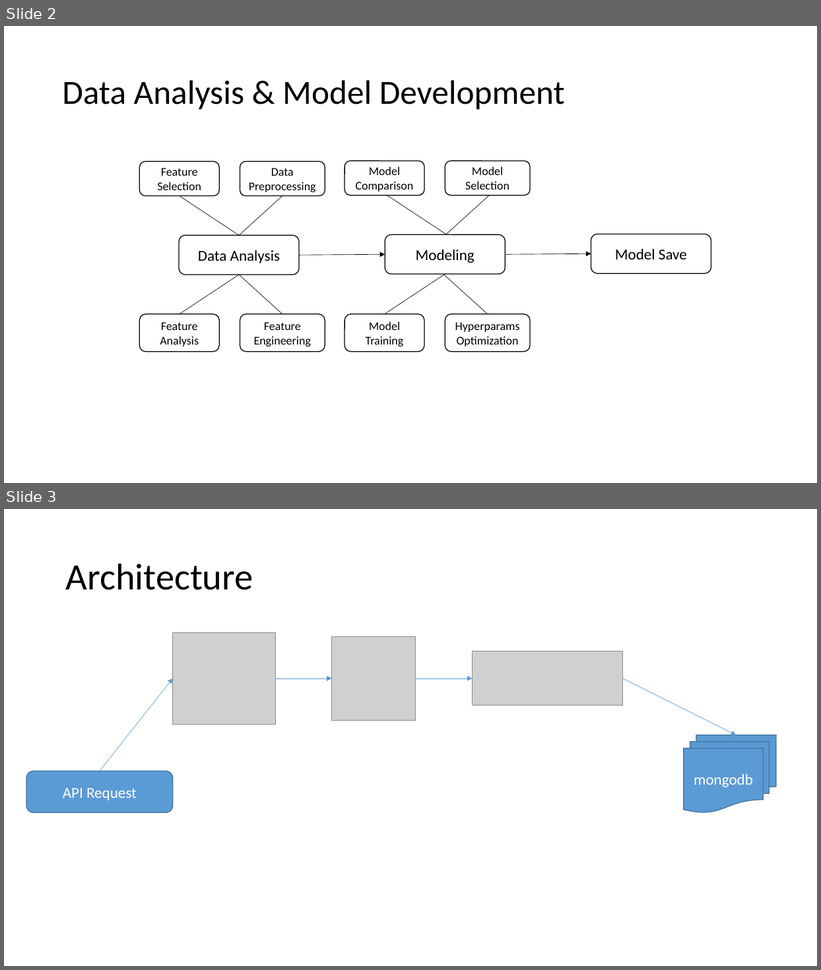
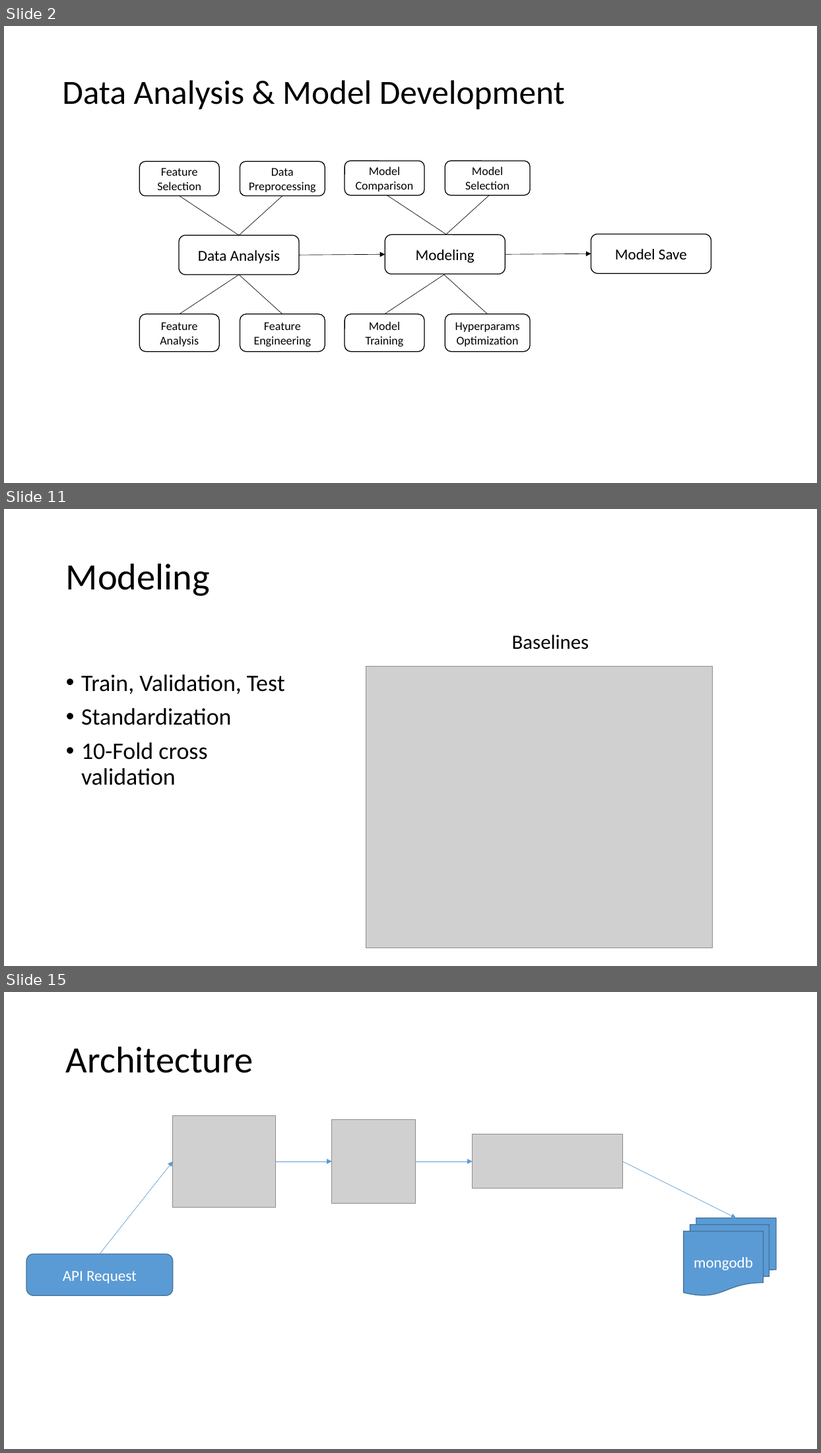
Before and after one commit to adilmukhtar82/PdM, a slide deck: docs/Presentation.pptx. Shown one above the other, each under a label of ours: slides 2 and 3 before the commit, slides 2, 11 and 15 after it; the slides between them are not shown. The pictures are 821x970 and 821x1453 pixels, drawn with LibreOffice and Linux fonts; fonts in the diff are those of the drawing; grey boxes stand for pictures. Boxes give left, top, right and bottom in pixels: in the first picture for what was removed or moved away, otherwise in the second. Text is boxed around its words. In the diff, an @@ line names an element or a change of style, - is before the commit and + after.

```diff
--- a/docs/Presentation.pptx
+++ b/docs/Presentation.pptx
@@ slide 11 added at (x1=4, y1=509, x2=817, y2=966), background #FFFFFF @@
@@ title added at (x1=66, y1=563, x2=210, y2=596), 44 pt, text #000000 @@
+Modeling
@@ text added at (x1=512, y1=634, x2=589, y2=650), 24 pt, text #000000 @@
+Baselines
@@ picture added at (x1=366, y1=666, x2=713, y2=948) @@
@@ text added at (x1=81, y1=675, x2=285, y2=786), 28 pt, text #000000 @@
+• Train, Validation, Test
+• Standardization
+• 10-Fold cross validation
@@ what was slide 3 is now slide 15 @@
```
Also in this commit, not shown: 1 slide changed, 11 other slides added, 3 other files.
